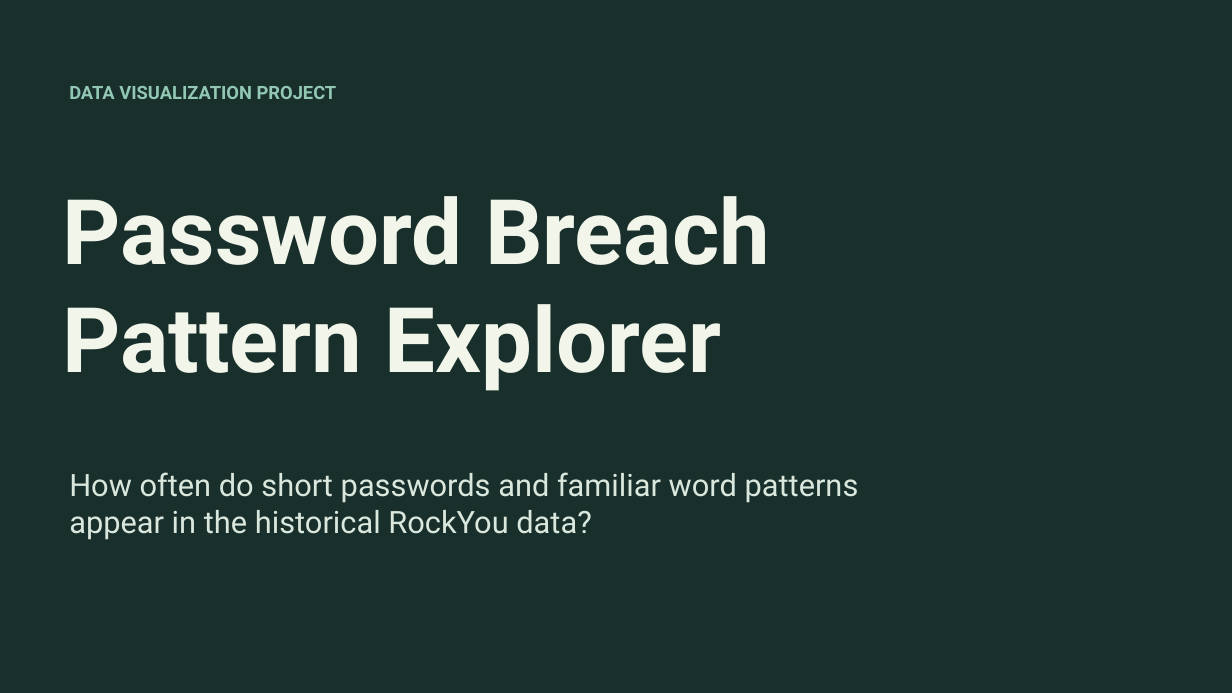
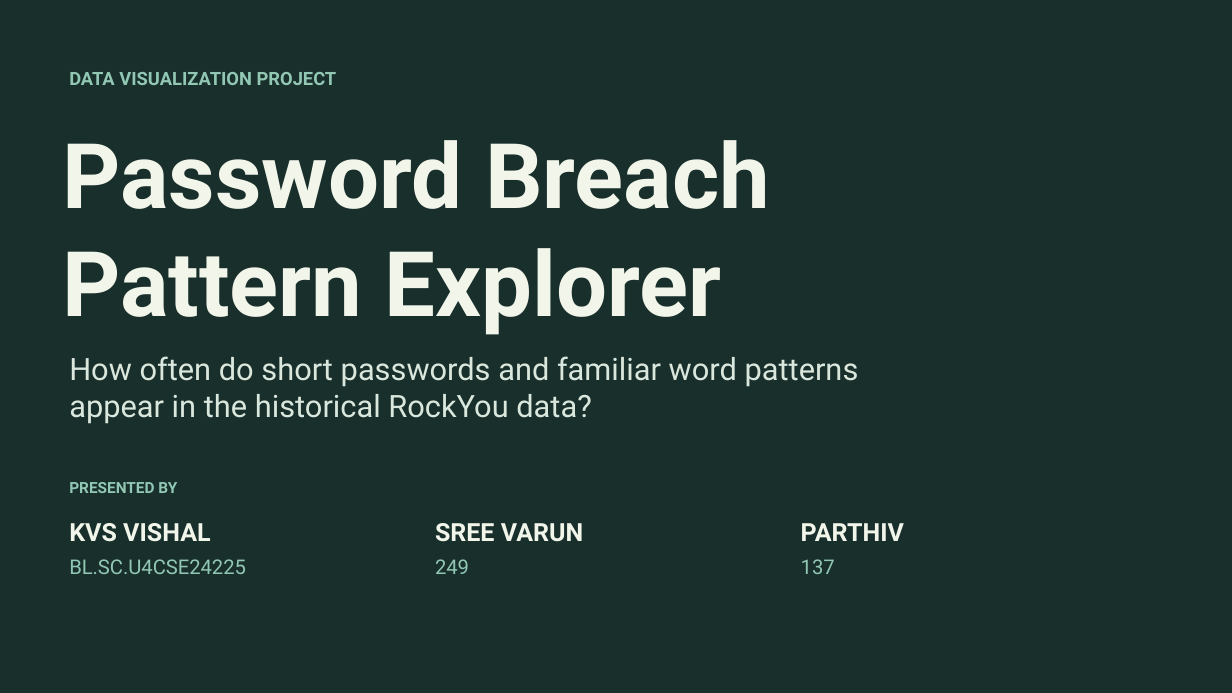
Before and after one commit to therealvik3939-cloud/password-pattern--explorer, a slide deck: slide 1 of Project Presentation.pptx. Drawn at 1232x693 pixels with LibreOffice and Linux fonts; fonts in the diff are those of the drawing. Boxes give left, top, right and bottom in pixels: in the first picture for what was removed or moved away, otherwise in the second. Text is boxed around its words. In the diff, an @@ line names an element or a change of style, - is before the commit and + after.

```diff
--- a/Project Presentation.pptx
+++ b/Project Presentation.pptx
@@ text "DATA VISUALIZATION PROJECT": place and size @@
-text "DATA VISUALIZATION PROJECT" at bbox=[69, 86, 337, 99]
+text "DATA VISUALIZATION PROJECT" at bbox=[69, 72, 337, 85]
@@ text "Password Breach": place and size @@
-text "Password Breach" at bbox=[63, 196, 770, 391]
+text "Password Breach" at bbox=[63, 140, 770, 335]
@@ text "How often do short passwords ...": place and size @@
-text "How often do short passwords ..." at bbox=[69, 472, 859, 540]
+text "How often do short passwords ..." at bbox=[69, 356, 859, 424]
@@ text added at bbox=[69, 482, 177, 493], 12 pt, text #91C7B3, bold @@
+PRESENTED BY
@@ text added at bbox=[69, 523, 210, 542], 19.5 pt, text #F2F5E9, bold @@
+KVS VISHAL
@@ text added at bbox=[435, 523, 584, 542], 19.5 pt, text #F2F5E9, bold @@
+SREE VARUN
@@ text added at bbox=[801, 523, 904, 541], 19.5 pt, text #F2F5E9, bold @@
+PARTHIV
@@ text added at bbox=[69, 559, 246, 574], 15.8 pt, text #91C7B3 @@
+BL.SC.U4CSE24225
@@ text added at bbox=[435, 559, 469, 574], 15.8 pt, text #91C7B3 @@
+249
@@ text added at bbox=[801, 559, 835, 574], 15.8 pt, text #91C7B3 @@
+137
```
Also in this commit, not shown: 1 slide added.
